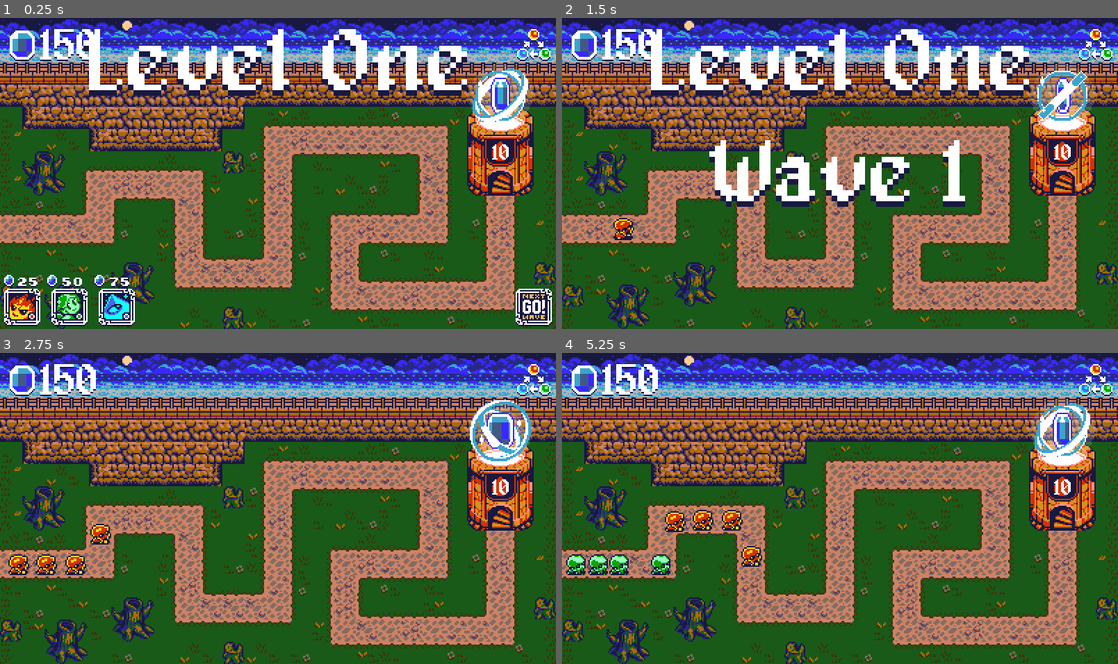
Above: before the commit, frames 1-4 (two rows, left to right).
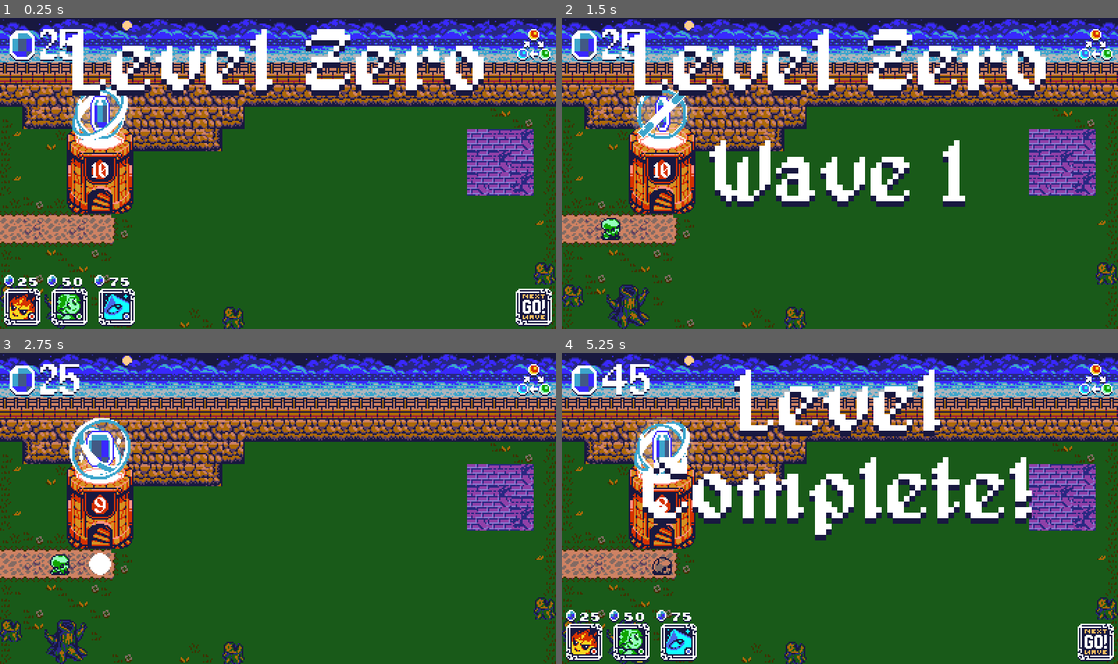
Above: after the commit, the same moments.

Repository: jake6724/tower_defense_jam
Game: Godot game, scene res://scenes/Main.tscn
Two runs of this game, one before a commit and one after it. Both use one fixed random seed, a clock stepped at 60 frames per second and the inputs below.
Inputs (mouse positions are in pixels of both pictures, inside the frame that each line leads up to):
- Up to frame 1 (0.25 s): no input
- Up to frame 2 (1.5 s): click (1095, 307) at 0.5 s; move the mouse to (962, 157) at 1.27 s; click (962, 157) at 1.35 s
- Up to frame 3 (2.75 s): drag from (166, 524) to (88, 564) at 2.02 s
- Up to frame 4 (5.25 s): move the mouse to (895, 440) at 2.77 s; tap D (move_camera_right) at 2.85 s; click (895, 440) at 2.92 s; drag from (812, 570) to (662, 545) at 3.52 s; click (584, 642) at 4.27 s; click (628, 642) at 5.02 s

The runs differ from the first frame. In frame 1, 37% of the frame differs, in the area x 4-96%, y 3-100%; in frame 2, 36%; in frame 3, 32%; in frame 4, 41%, in the area x 0-100%, y 3-100%.

Commit message:
Add level complete message + timer

Diff:
--- a/scenes/Main.tscn
+++ b/scenes/Main.tscn
@@ -1,9 +1,15 @@
-[gd_scene load_steps=3 format=3 uid="uid://vb1cipw2nthp"]
+[gd_scene load_steps=4 format=3 uid="uid://vb1cipw2nthp"]
 
 [ext_resource type="Script" uid="uid://c6gn0gwhvt2he" path="res://scripts/main.gd" id="1_0bbpv"]
+[ext_resource type="PackedScene" uid="uid://dmftkyu1m0r7n" path="res://scenes/ui/RoundInfo.tscn" id="3_0bbpv"]
 [ext_resource type="PackedScene" uid="uid://btulqisr6vlgj" path="res://scenes/player/PlayerController.tscn" id="4_rarhs"]
 
 [node name="Main" type="Node2D"]
 script = ExtResource("1_0bbpv")
 
 [node name="PlayerController" parent="." instance=ExtResource("4_rarhs")]
+
+[node name="UI" type="CanvasLayer" parent="."]
+
+[node name="RoundInfo" parent="UI" instance=ExtResource("3_0bbpv")]
+mouse_filter = 2
--- a/scenes/ui/RoundInfo.tscn
+++ b/scenes/ui/RoundInfo.tscn
@@ -1,5 +1,6 @@
-[gd_scene load_steps=2 format=3 uid="uid://dmftkyu1m0r7n"]
+[gd_scene load_steps=3 format=3 uid="uid://dmftkyu1m0r7n"]
 
+[ext_resource type="Script" uid="uid://bm6o3rr772ojk" path="res://scripts/ui/round_info.gd" id="1_3ut84"]
 [ext_resource type="FontFile" uid="uid://cwmwdesn8l82o" path="res://assets/fonts/alagard.ttf" id="1_w4pcl"]
 
 [node name="RoundInfo" type="Control"]
@@ -9,6 +10,9 @@
 anchor_bottom = 1.0
 grow_horizontal = 2
 grow_vertical = 2
+mouse_filter = 2
+script = ExtResource("1_3ut84")
+metadata/_custom_type_script = "uid://bm6o3rr772ojk"
 
 [node name="MarginContainer" type="MarginContainer" parent="."]
 layout_mode = 1
@@ -17,10 +21,14 @@
 anchor_bottom = 1.0
 grow_horizontal = 2
 grow_vertical = 2
+mouse_filter = 2
 theme_override_constants/margin_top = 8
 
-[node name="Level" type="Label" parent="MarginContainer"]
+[node name="LevelLabel" type="Label" parent="MarginContainer"]
+unique_name_in_owner = true
+visible = false
 texture_filter = 1
+custom_minimum_size = Vector2(300, 100)
 layout_mode = 2
 size_flags_horizontal = 4
 size_flags_vertical = 0
@@ -31,9 +39,14 @@
 theme_override_constants/shadow_outline_size = 0
 theme_override_fonts/font = ExtResource("1_w4pcl")
 theme_override_font_sizes/font_size = 64
-text = "Level One"
+text = "Level  Complete!"
+horizontal_alignment = 1
+vertical_alignment = 1
+autowrap_mode = 2
 
-[node name="Wave" type="Label" parent="MarginContainer"]
+[node name="WaveLabel" type="Label" parent="MarginContainer"]
+unique_name_in_owner = true
+visible = false
 texture_filter = 1
 layout_mode = 2
 size_flags_horizontal = 4
@@ -43,5 +56,6 @@
 theme_override_constants/outline_size = 0
 theme_override_constants/shadow_outline_size = 0
 theme_override_fonts/font = ExtResource("1_w4pcl")
-theme_override_font_sizes/font_size = 64
-text = "Wave 1"
+theme_override_font_sizes/font_size = 32
+text = "Wave 1
+"
--- a/scenes/ui/TowerMenu.tscn
+++ b/scenes/ui/TowerMenu.tscn
@@ -97,6 +97,7 @@
 
 [node name="LevelNumber" type="Label" parent="MarginContainer"]
 unique_name_in_owner = true
+visible = false
 texture_filter = 1
 layout_mode = 2
 size_flags_horizontal = 4
--- a/scripts/game_manager.gd
+++ b/scripts/game_manager.gd
@@ -13,17 +13,25 @@
 
 # THIS DETERMINES LEVEL ORDER @ UVULA
 var levels: Array[PackedScene] = [level_zero, level_tutorial, level_one]
-var level_index: int = 2
+var level_index: int = 0
 var active_level: LevelEnvironment
 var active_path: PackedVector2Array
 var active_spawn_location: Vector2 # In world coordinates
 
 var base: Base
 
+var level_complete_timer: Timer = Timer.new()
+var level_complete_duration: float = 2
+
 func _ready():
 	# configure_level() called in main - level only configured when main is ready to parent it
 	EnemySpawner.level_complete.connect(on_level_complete)
 	active_level = levels[level_index].instantiate()
+
+	level_complete_timer.one_shot = true
+	level_complete_timer.autostart = false
+	level_complete_timer.timeout.connect(on_level_complete_message_finished)
+	add_child(level_complete_timer)
 
 func configure_level():
 	main = get_tree().root.get_node("Main")
@@ -58,6 +66,10 @@
 	EnemySpawner.clear_level()
 
 func on_level_complete(): # Emitted by EnemySpawner
+	main.round_info.show_level_complete()
+	level_complete_timer.start(level_complete_duration)
+
+func on_level_complete_message_finished():
 	level_index += 1
 	start_level()
 
--- a/scripts/main.gd
+++ b/scripts/main.gd
@@ -1,5 +1,7 @@
 class_name Main
 extends Node2D
 
+@onready var round_info: RoundInfo = $UI/RoundInfo
+
 func _ready():
 	GameManager.configure_level()
--- a/scripts/ui/round_info.gd
+++ b/scripts/ui/round_info.gd
@@ -1,2 +1,9 @@
 class_name RoundInfo
 extends Control
+
+@onready var level_label: Label = %LevelLabel
+@onready var wave_label: Label = %WaveLabel
+
+func show_level_complete():
+	level_label.show()
+	level_label.text = "Level Complete!"
Not shown: 1 places in data/spawn/earth_quarter.tres that only renumber resources
Not shown: 1 places in data/spawn/fire_quarter.tres that only renumber resources
Not shown: 1 places in data/spawn/water_quarter.tres that only renumber resources
